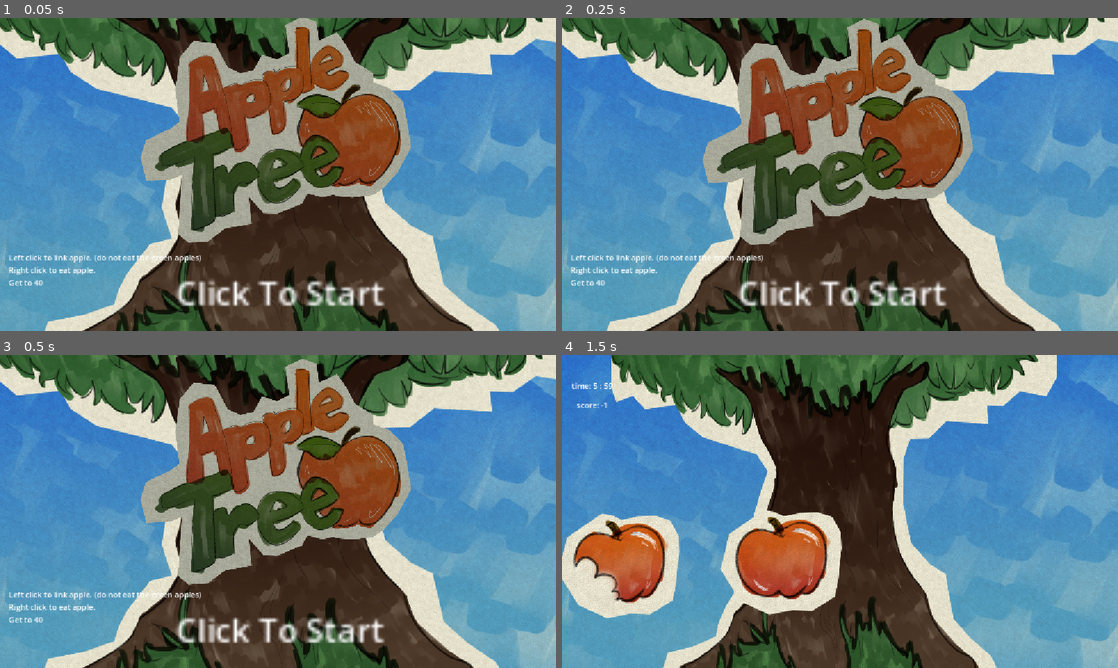
Above: before the commit, frames 1-4 (two rows, left to right).
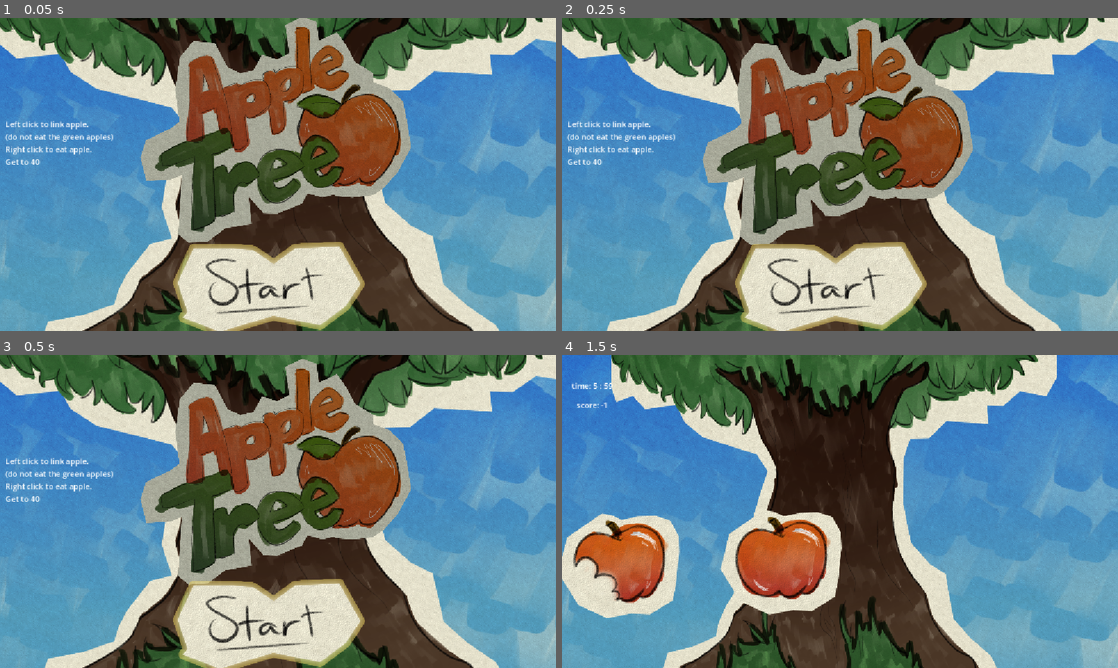
Above: after the commit, the same moments.

Repository: evelicry/Apple-Link
Game: Godot game, scene res://scenes/menu.tscn
The game is run twice, just before and just after one commit, with the same random seed, the same clock (stepped at 60 frames per second) and the same inputs. Sound files missing from this copy of the repository are replaced by a short silence.
Inputs (mouse positions are in pixels of both pictures, inside the frame that each line leads up to):
- Up to frame 1 (0.05 s): no input
- Up to frame 2 (0.25 s): no input
- Up to frame 3 (0.5 s): no input
- Up to frame 4 (1.5 s): tap Enter at 0.5 s; move the mouse to (962, 495) at 0.52 s; click (962, 495) at 0.67 s; move the mouse to (623, 536) at 1.27 s; click (623, 536) at 1.42 s

The runs differ from the first frame. In frame 1, 9.3% of the frame differs, in the area x 0-70%, y 32-100%; in frame 2, 9.3%; in frame 3, 9.3%; in frame 4, nothing differs.

Commit message:
added start button thing

Diff:
--- a/scenes/menu.tscn
+++ b/scenes/menu.tscn
@@ -5,9 +5,25 @@
 [ext_resource type="Texture2D" uid="uid://3d0pqjqcoqu3" path="res://sprites/apple_tree.webp" id="2_mhnvy"]
 [ext_resource type="Texture2D" uid="uid://bxleimb558biq" path="res://sprites/logo.png" id="3_4ytvr"]
 [ext_resource type="Shader" uid="uid://brupv0b4fvb3s" path="res://title_oscolation.gdshader" id="4_4ytvr"]
+[ext_resource type="Texture2D" uid="uid://dqk87lvua3ngv" path="res://sprites/start2.png" id="6_v86rl"]
+[ext_resource type="Texture2D" uid="uid://cl80do5ajhxas" path="res://sprites/start.png" id="7_13sgg"]
 
 [sub_resource type="ShaderMaterial" id="ShaderMaterial_choun"]
 shader = ExtResource("4_4ytvr")
+
+[sub_resource type="SpriteFrames" id="SpriteFrames_sb1ej"]
+animations = [{
+"frames": [{
+"duration": 2.2,
+"texture": ExtResource("6_v86rl")
+}, {
+"duration": 1.0,
+"texture": ExtResource("7_13sgg")
+}],
+"loop": 1,
+"name": &"default",
+"speed": 5.0
+}]
 
 [node name="Node2D" type="Node2D" unique_id=282925164]
 script = ExtResource("1_mhnvy")
@@ -25,21 +41,19 @@
 scale = Vector2(0.581, 0.581)
 texture = ExtResource("3_4ytvr")
 
-[node name="Label" type="Label" parent="." unique_id=46338928]
-offset_left = -212.0
-offset_top = 195.0
-offset_right = -111.0
-offset_bottom = 218.0
-scale = Vector2(4.220231, 4.220231)
-text = "Click To Start"
-
 [node name="Camera2D" type="Camera2D" parent="." unique_id=335923513]
 
 [node name="Label2" type="Label" parent="." unique_id=1954721223]
-offset_left = -558.0
-offset_top = 160.0
-offset_right = -158.0
-offset_bottom = 235.0
-text = "Left click to link apple. (do not eat the green apples)
+offset_left = -565.0
+offset_top = -116.0
+offset_right = -342.0
+offset_bottom = -15.0
+text = "Left click to link apple.
+(do not eat the green apples)
 Right click to eat apple.
 Get to 40"
+
+[node name="AnimatedSprite2D" type="AnimatedSprite2D" parent="." unique_id=126510168]
+position = Vector2(-19, 237)
+sprite_frames = SubResource("SpriteFrames_sb1ej")
+frame_progress = 0.02508366
Binary file added: sprites/start.png
Not shown, added: sprites/start.png.import
Binary file added: sprites/start2.png
Not shown, added: sprites/start2.png.import
